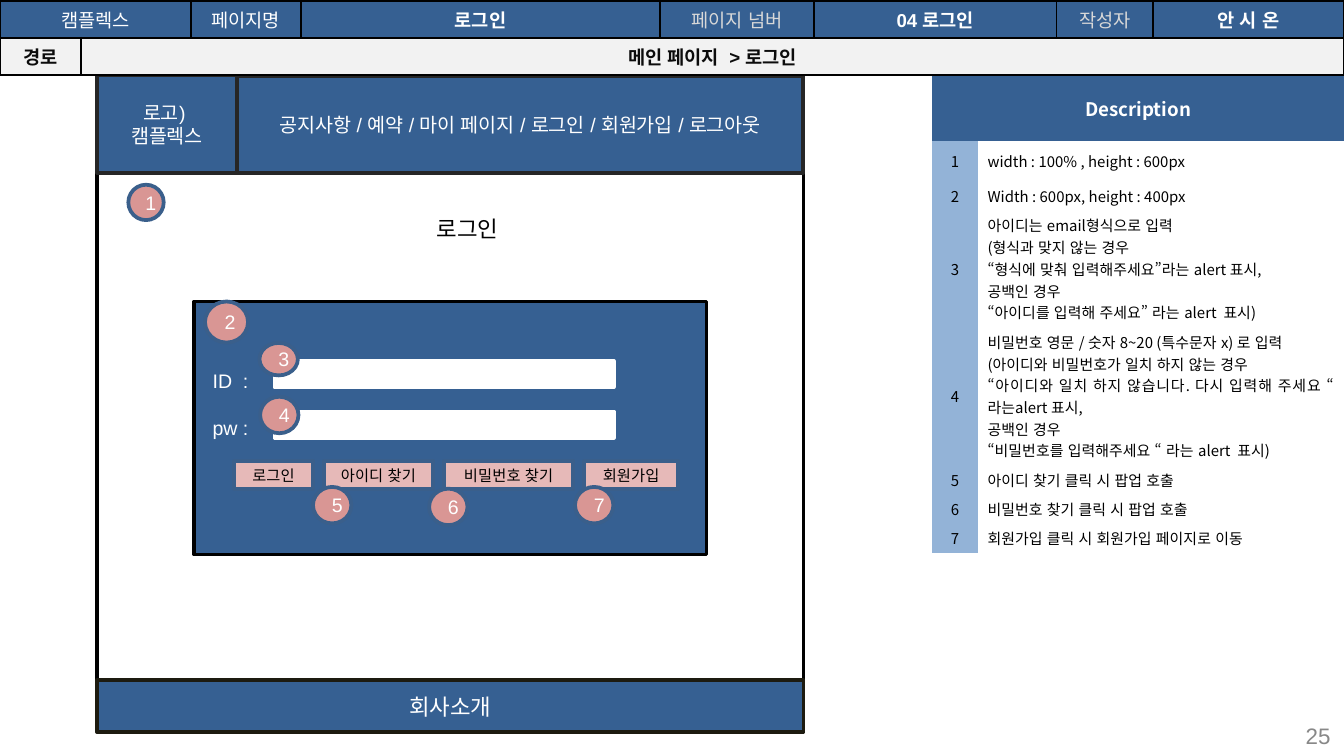
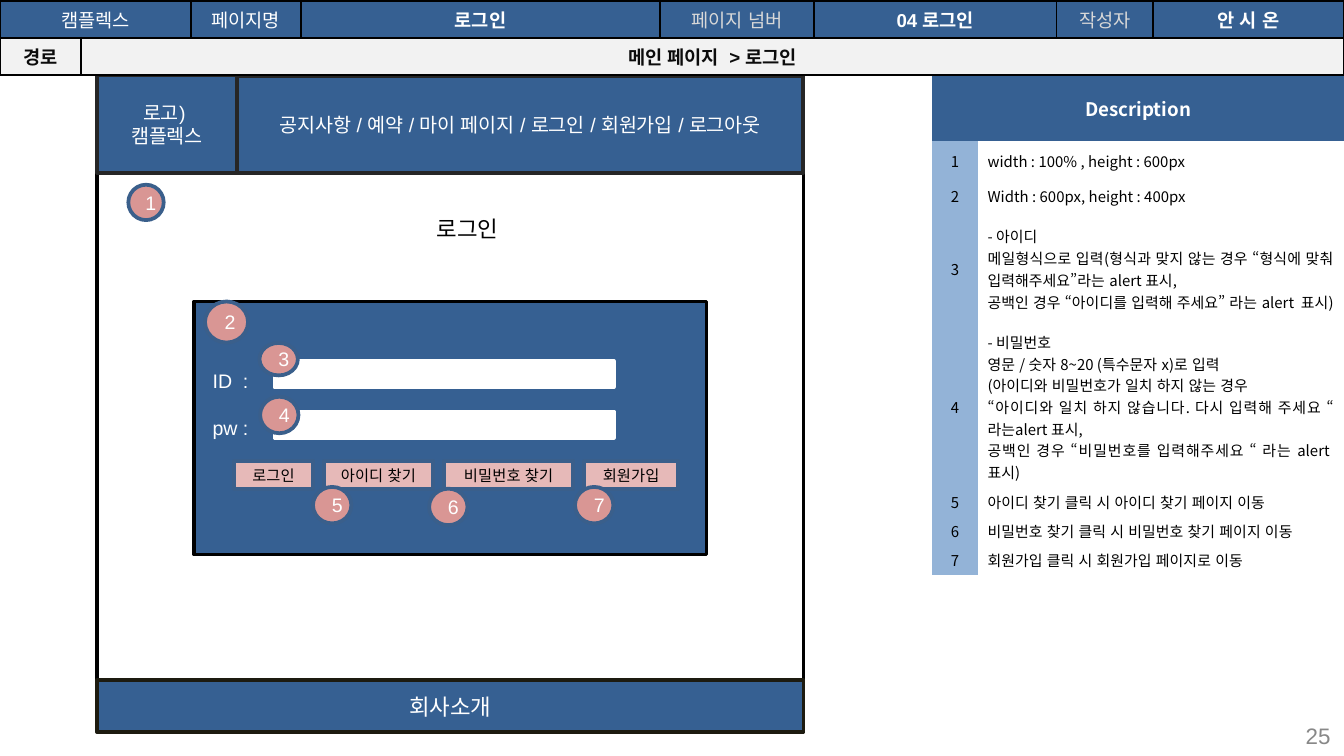
Before and after one commit to seoulsudal/CamFlexProject, a slide deck: slide 25 of 프로젝트 산출물/9. 스토리보드/캠플렉스 사용자_스토리보드.pptx. Drawn at 1344x756 pixels with LibreOffice and Linux fonts; fonts in the diff are those of the drawing. Boxes give left, top, right and bottom in pixels: in the first picture for what was removed or moved away, otherwise in the second. Text is boxed around its words. In the diff, an @@ line names an element or a change of style, - is before the commit and + after.

```diff
--- a/프로젝트 산출물/9. 스토리보드/캠플렉스 사용자_스토리보드.pptx
+++ b/프로젝트 산출물/9. 스토리보드/캠플렉스 사용자_스토리보드.pptx
@@ table at (933,75,1344,572) @@
-row 4, column 2: 아이디는 email형식으로 입력 / (형식과 맞지 않는 경우 / “형식에 맞춰 입력해주세요”라는 alert 표시, / 공백인 경우 / “아이디를 입력해 주세요” 라는 alert 표시)
+row 4, column 2: - 아이디 / 메일형식으로 입력(형식과 맞지 않는 경우 “형식에 맞춰 입력해주세요”라는 alert 표시, / 공백인 경우 “아이디를 입력해 주세요” 라는 alert 표시)
-row 5, column 2: 비밀번호 영문 / 숫자 8~20 (특수문자 x) 로 입력 / (아이디와 비밀번호가 일치 하지 않는 경우 / “아이디와 일치 하지 않습니다. 다시 입력해 주세요 “ 라는alert 표시, / 공백인 경우 / “비밀번호를 입력해주세요 “ 라는 alert 표시)
+row 5, column 2: - 비밀번호 / 영문 / 숫자 8~20 (특수문자 x)로 입력 / (아이디와 비밀번호가 일치 하지 않는 경우 / “아이디와 일치 하지 않습니다. 다시 입력해 주세요 “ 라는alert 표시, / 공백인 경우 “비밀번호를 입력해주세요 “ 라는 alert 표시)
-row 6, column 2: 아이디 찾기 클릭 시 팝업 호출
+row 6, column 2: 아이디 찾기 클릭 시 아이디 찾기 페이지 이동
-row 7, column 2: 비밀번호 찾기 클릭 시 팝업 호출
+row 7, column 2: 비밀번호 찾기 클릭 시 비밀번호 찾기 페이지 이동
```
Also in this commit, not shown: 13 other slides changed, 3 slides added, 1 slide removed, 22 other files.
